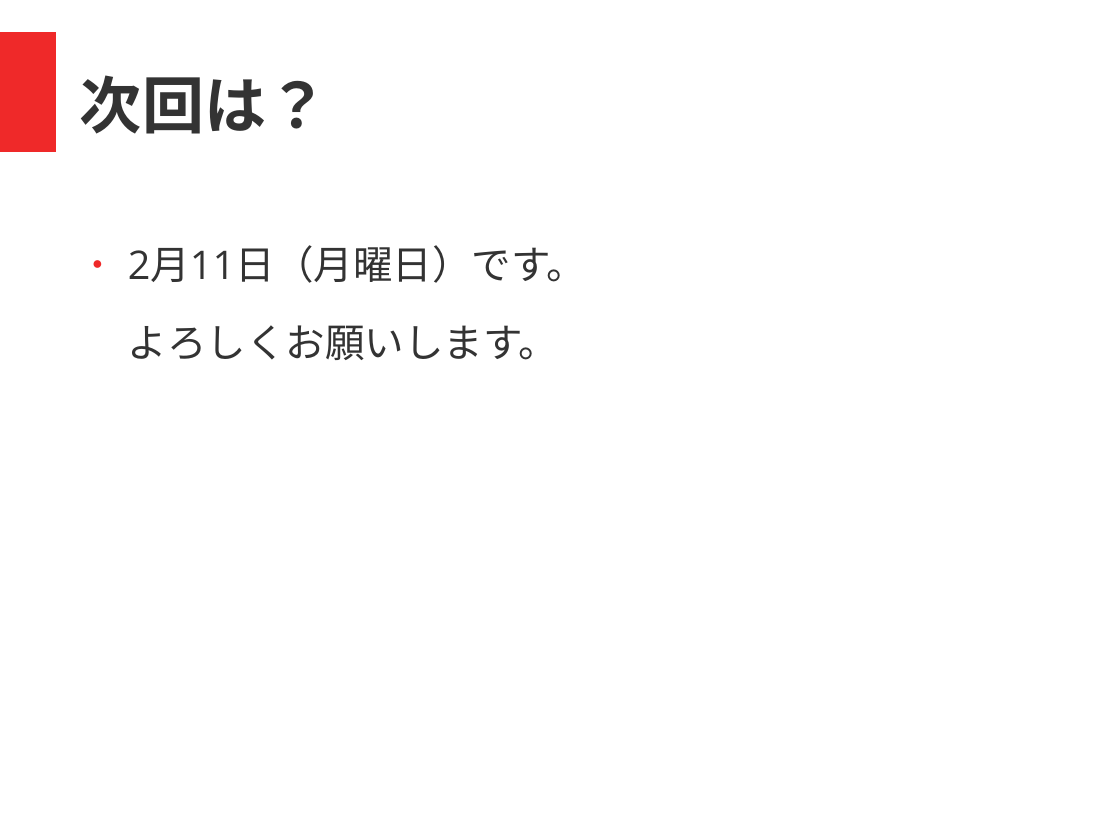
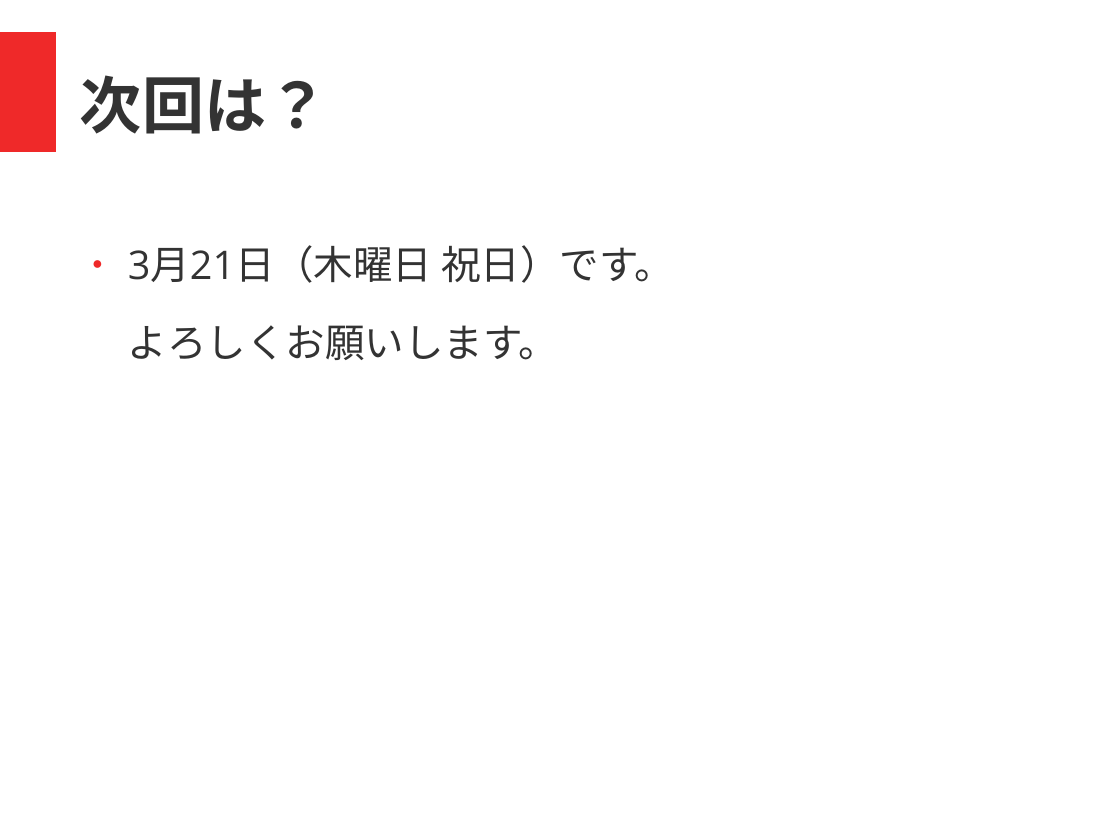
Before and after one commit to coderdojo-nada/resource, a slide deck: slide 8 of guide/coderdojo-nada紹介.odp. Drawn at 1120x840 pixels with LibreOffice and Linux fonts; fonts in the diff are those of the drawing. Boxes give left, top, right and bottom in pixels: in the first picture for what was removed or moved away, otherwise in the second. Text is boxed around its words. In the diff, an @@ line names an element or a change of style, - is before the commit and + after.

Commit message:
20190211 update7

```diff
--- a/guide/coderdojo-nada紹介.odp
+++ b/guide/coderdojo-nada紹介.odp
@@ text at (x1=128, y1=245, x2=674, y2=360): text changed @@
-● 2月11日（月曜日）です。
-  よろしくお願いします。
+● 3月21日（木曜日 祝日）です。
+  よろしくお願いします。
```
Also in this commit, not shown: 3 other slides changed.
